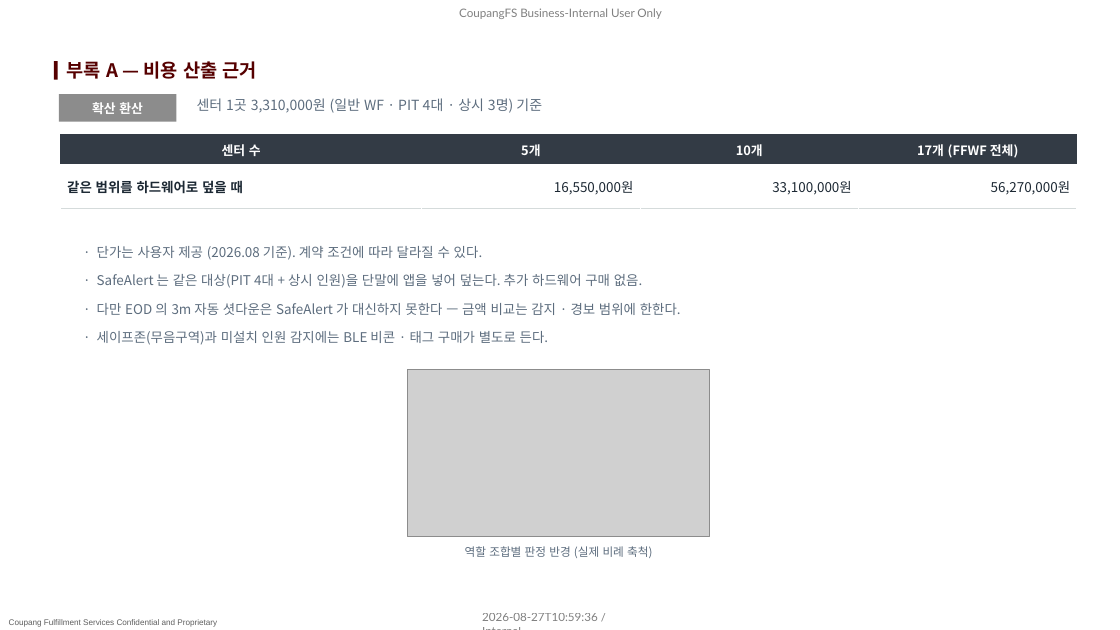
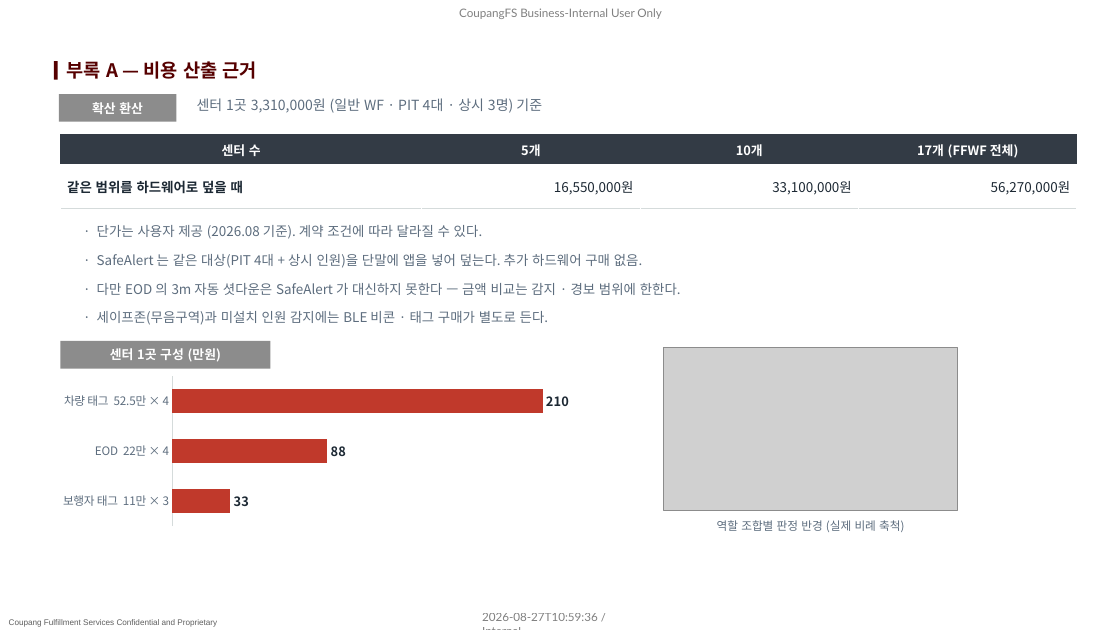
Before and after one commit to pslymzero-cyber/SafeAlert, a slide deck: slide 11 of docs/presentation/company_form/SafeAlert_보고_2026.08.pptx (slide 10 before the commit). Drawn at 1120x630 pixels with LibreOffice and Linux fonts; fonts in the diff are those of the drawing; grey boxes stand for pictures; background and template pictures are left out. Boxes give left, top, right and bottom in pixels: in the first picture for what was removed or moved away, otherwise in the second. Text is boxed around its words. In the diff, an @@ line names an element or a change of style, - is before the commit and + after.

```diff
--- a/docs/presentation/company_form/SafeAlert_보고_2026.08.pptx
+++ b/docs/presentation/company_form/SafeAlert_보고_2026.08.pptx
@@ 4 texts: place and size @@
-4 texts at box(97, 246, 681, 345)
+4 texts at box(97, 225, 681, 325)
@@ rectangle added at box(60, 341, 271, 369), fill #8C8C8C, 11 pt, text #FFFFFF, bold @@
+센터 1곳 구성 (만원)
@@ picture: place and size @@
-picture at box(408, 370, 710, 537)
+picture at box(664, 348, 958, 510)
@@ bar chart added at box(52, 373, 598, 529) @@
+categories: 보행자 태그  11만 × 3, EOD  22만 × 4, 차량 태그  52.5만 × 4
+Series 1: 33, 88, 210
@@ text "역할 조합별 판정 반경 (실제 ...": place and size @@
-text "역할 조합별 판정 반경 (실제 ..." at box(465, 546, 652, 558)
+text "역할 조합별 판정 반경 (실제 ..." at box(717, 520, 904, 532)
```
Also in this commit, not shown: 2 other slides changed, 1 slide added, 4 other files.
